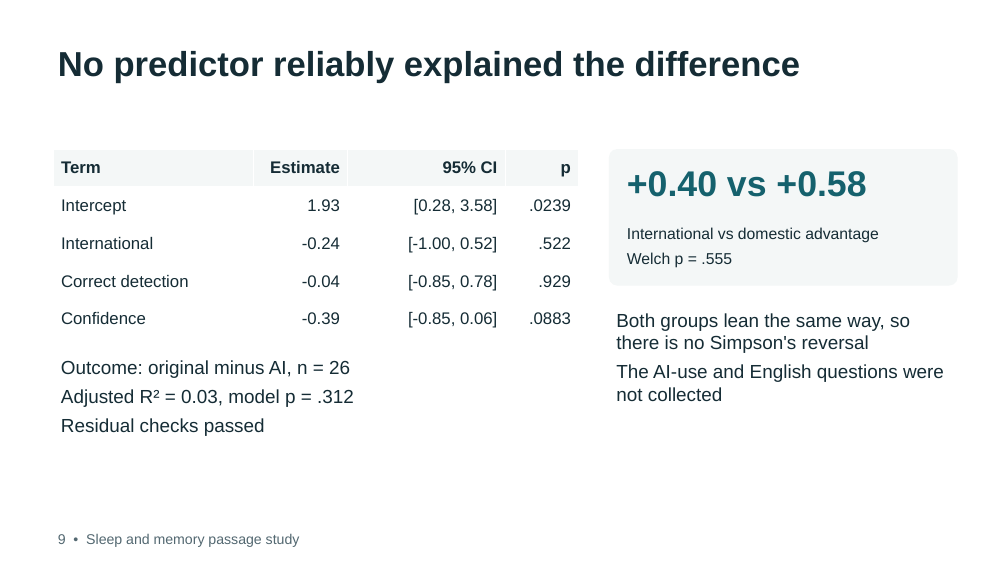
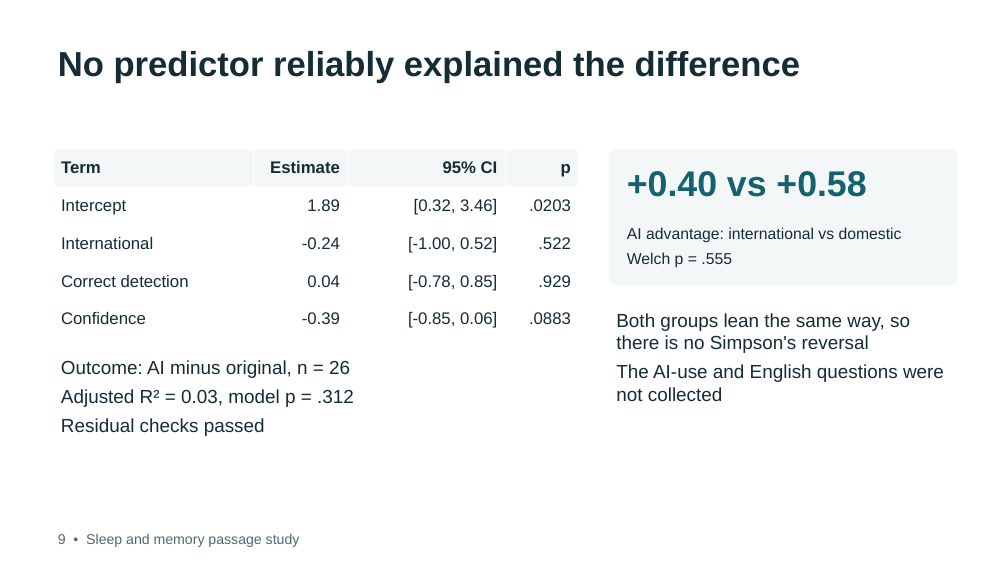
Before and after one commit to debshreechowdhury/sleep-memory-passage-study, a slide deck: slide 9 of presentation/final.pptx. Drawn at 1008x567 pixels with LibreOffice and Linux fonts; fonts in the diff are those of the drawing. Boxes give left, top, right and bottom in pixels: in the first picture for what was removed or moved away, otherwise in the second. Text is boxed around its words. In the diff, an @@ line names an element or a change of style, - is before the commit and + after.

```diff
--- a/presentation/final.pptx
+++ b/presentation/final.pptx
@@ table at bbox=[54, 149, 578, 338] @@
-row 2: Intercept | 1.93 | [0.28, 3.58] | .0239
+row 2: Intercept | 1.89 | [0.32, 3.46] | .0203
-row 4, column 2: -0.04
+row 4, column 2: 0.04
-row 4, column 3: [-0.85, 0.78]
+row 4, column 3: [-0.78, 0.85]
@@ text at bbox=[627, 227, 902, 243]: text changed @@
-International vs domestic advantage
+AI advantage: international vs domestic
@@ text at bbox=[61, 360, 350, 378]: text changed @@
-Outcome: original minus AI, n = 26
+Outcome: AI minus original, n = 26
```
Also in this commit, not shown: 7 other slides changed, 54 other files.
